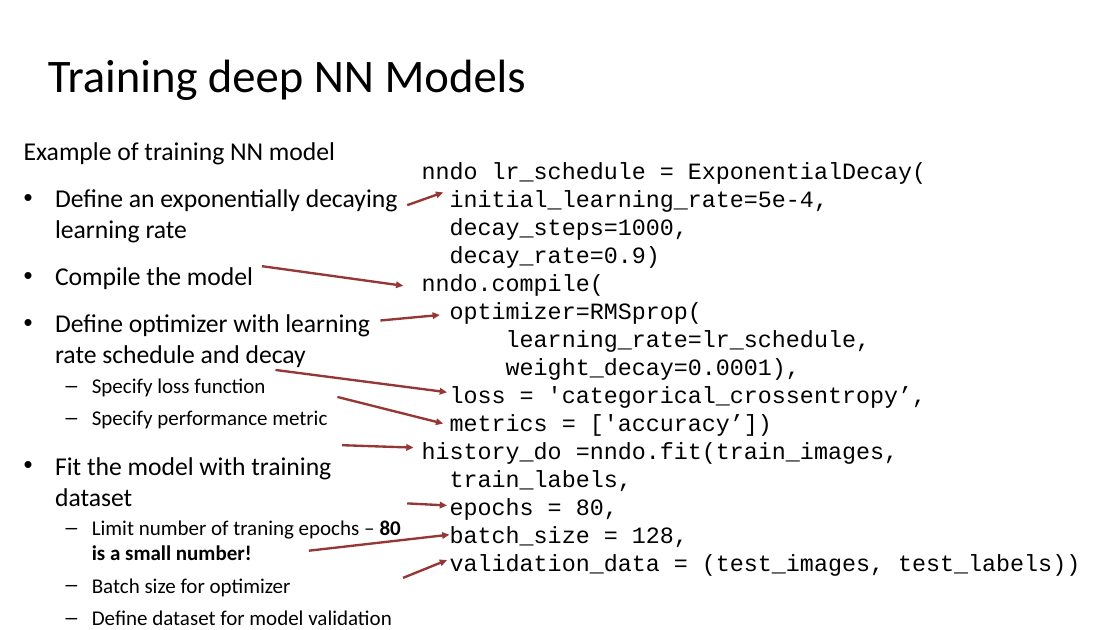
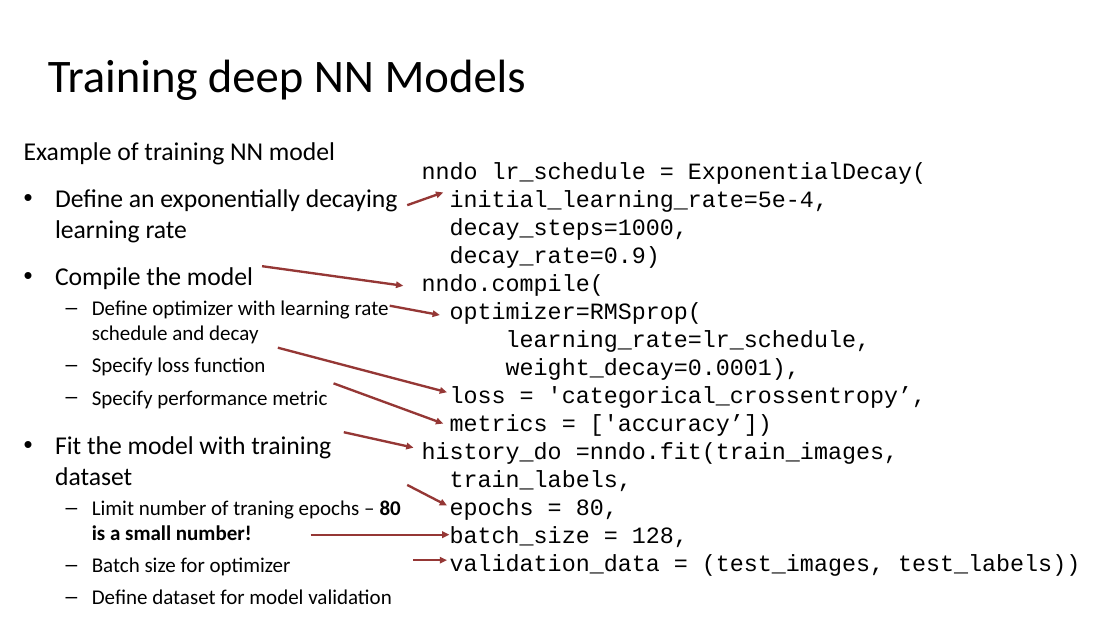
Before and after one commit to StephenElston/CSCI-E25, a slide deck: slide 61 of Slides/5_BuildingBlocksOfDeepLearning.pptx. Drawn at 1120x630 pixels with LibreOffice and Linux fonts; fonts in the diff are those of the drawing. Boxes give left, top, right and bottom in pixels: in the first picture for what was removed or moved away, otherwise in the second. Text is boxed around its words. In the diff, an @@ line names an element or a change of style, - is before the commit and + after.

Commit message:
Corrected slides showing code example

```diff
--- a/Slides/5_BuildingBlocksOfDeepLearning.pptx
+++ b/Slides/5_BuildingBlocksOfDeepLearning.pptx
@@ text at <box>92,300,389,344</box>: size 22 to 18 pt in "Define optimizer with learning rate schedule and ..."; bullet • to –; list level 1 to 2 in "Define optimizer with learning rate ..." @@
@@ arrow moved from (381, 321) - (439, 315) to (390, 306) - (439, 315) @@
@@ arrow moved from (276, 370) - (447, 392) to (278, 348) - (447, 392) @@
@@ arrow moved from (338, 397) - (443, 423) to (334, 383) - (443, 423) @@
@@ arrow moved from (342, 445) - (413, 448) to (344, 433) - (413, 448) @@
@@ arrow moved from (408, 503) - (447, 506) to (408, 485) - (447, 506) @@
@@ arrow moved from (309, 551) - (450, 535) to (311, 535) - (450, 535) @@
@@ arrow moved from (403, 578) - (447, 560) to (413, 560) - (447, 560) @@
```
